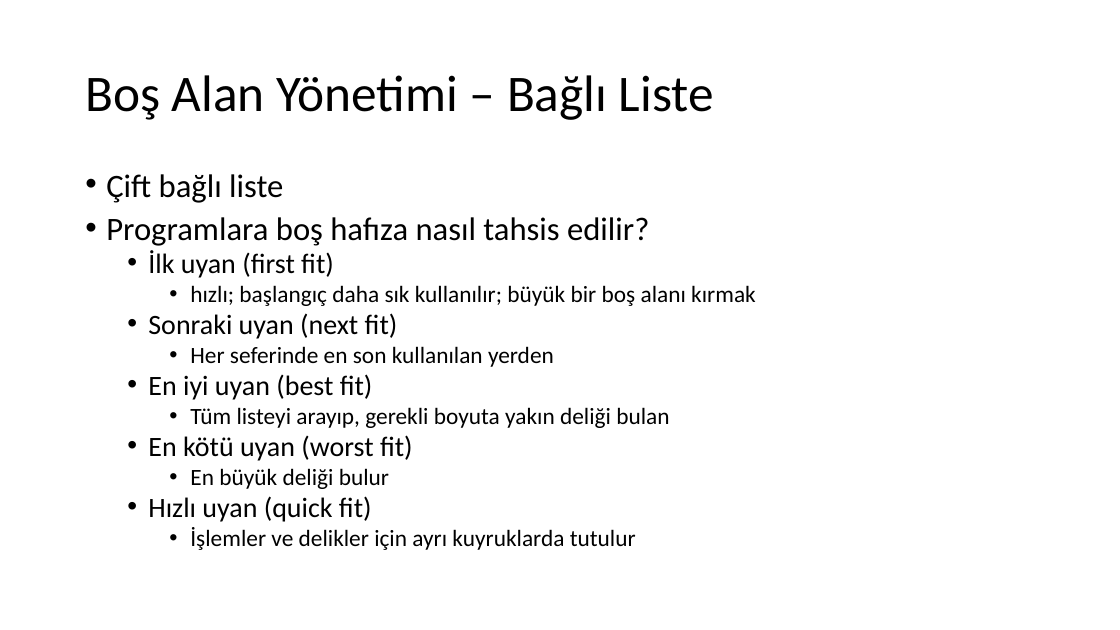
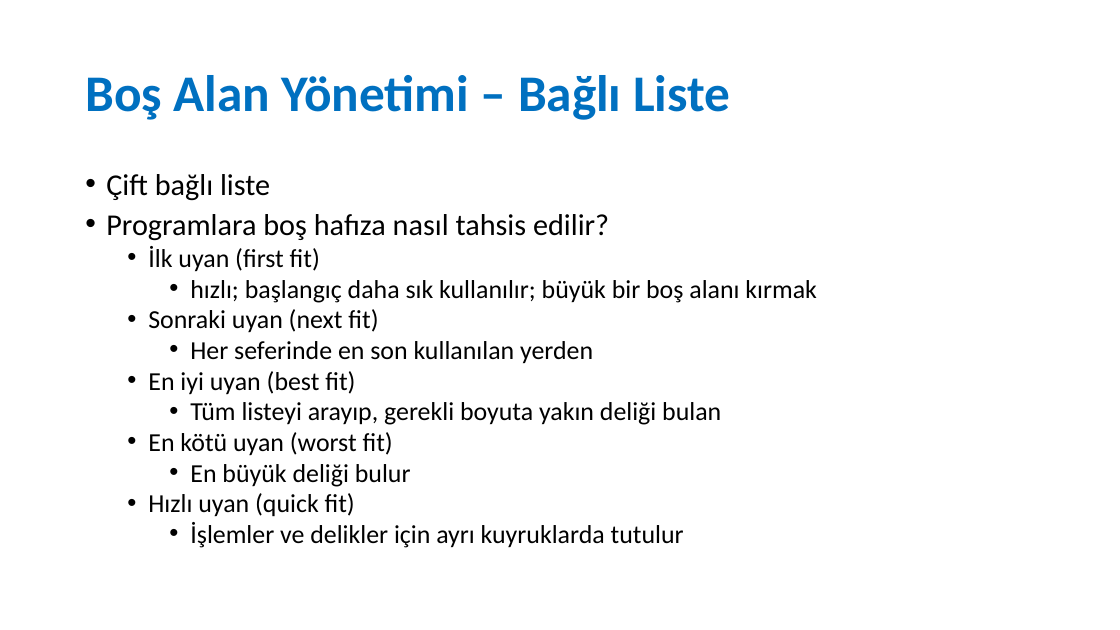
Before and after one commit to sercankulcu/sercankulcu.github.io, a slide deck: slide 18 of files/os/3_Bolum_3_Bellek.pptx. Drawn at 1120x630 pixels with LibreOffice and Linux fonts; fonts in the diff are those of the drawing. Boxes give left, top, right and bottom in pixels: in the first picture for what was removed or moved away, otherwise in the second. Text is boxed around its words. In the diff, an @@ line names an element or a change of style, - is before the commit and + after.

```diff
--- a/files/os/3_Bolum_3_Bellek.pptx
+++ b/files/os/3_Bolum_3_Bellek.pptx
@@ title "Boş Alan Yönetimi – Bağlı ..." at [85, 75, 730, 120]: text colour #000000 to #0070C0, bold on @@
@@ text "Çift bağlı liste" at [106, 174, 817, 548]: size 28 to 25.9 pt in "Çift bağlı liste", "Programlara boş hafıza nasıl tahsis edilir?"; size 24 to 22.2 pt in "İlk uyan (first fit)", "Sonraki uyan (next fit)", "En iyi uyan (best fit)", "En kötü uyan (worst fit)" and 1 more places; size 20 to 22.2 pt in "hızlı; başlangıç daha sık kullanılır; büyük bir ...", "Her seferinde en son kullanılan yerden", "Tüm listeyi arayıp, gerekli boyuta yakın deliği ...", "En büyük deliği bulur" and 1 more places @@
```
Also in this commit, not shown: 40 other slides changed, 13 slides added, 13 slides removed, 1 other file.
